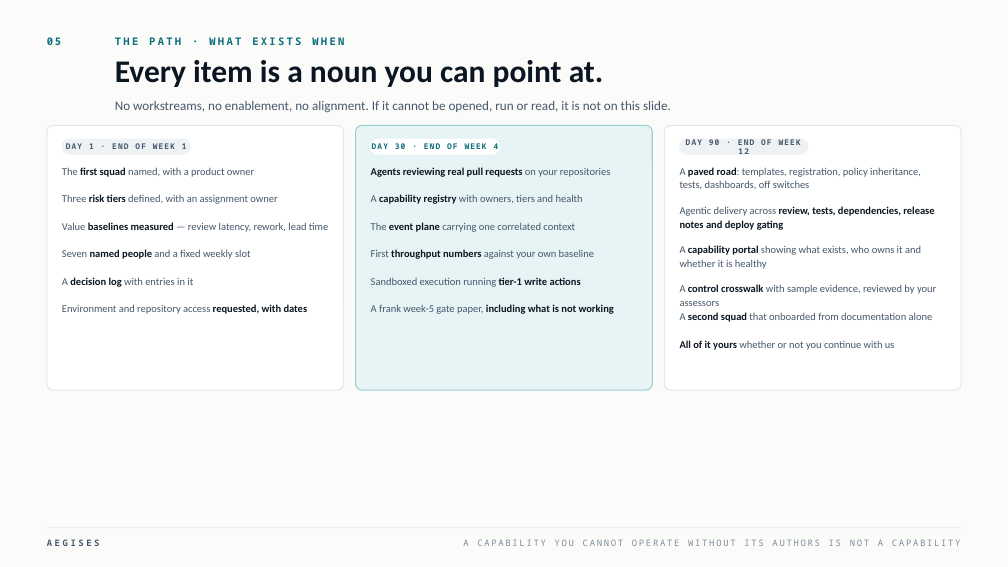
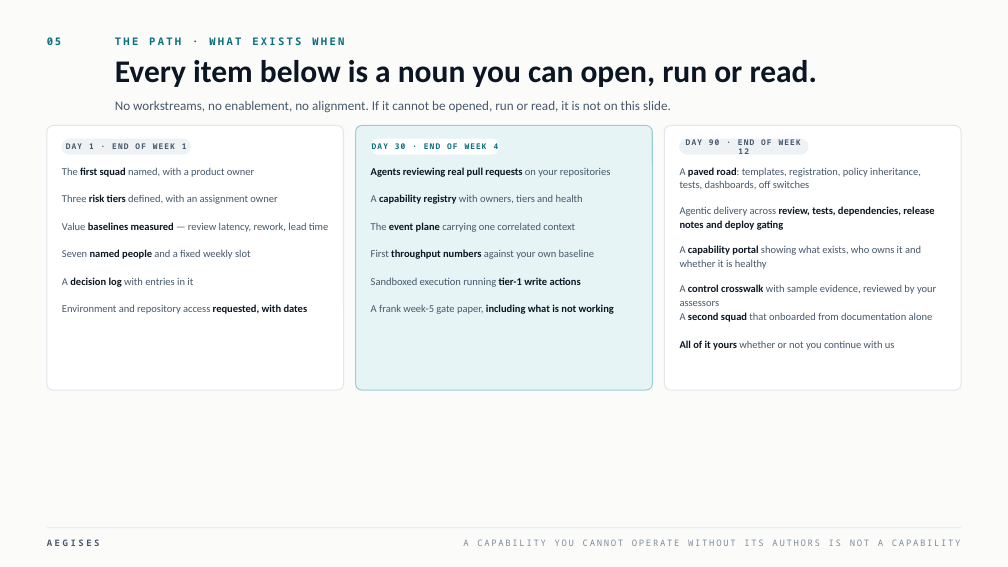
Before and after one commit to Smithright/aegises.org, a slide deck: slide 22 of kickoff/AEGISES_POC_Kickoff.pptx (slide 21 before the commit). Drawn at 1008x567 pixels with LibreOffice and Linux fonts; fonts in the diff are those of the drawing. Boxes give left, top, right and bottom in pixels: in the first picture for what was removed or moved away, otherwise in the second. Text is boxed around its words. In the diff, an @@ line names an element or a change of style, - is before the commit and + after.

```diff
--- a/kickoff/AEGISES_POC_Kickoff.pptx
+++ b/kickoff/AEGISES_POC_Kickoff.pptx
@@ text at box(115, 60, 817, 87): text changed @@
-Every item is a noun you can point at.
+Every item below is a noun you can open, run or read.
```
Also in this commit, not shown: 12 other slides changed, 7 slides added, 6 slides removed, 2 other files.
